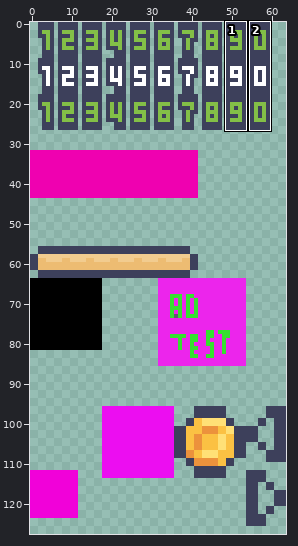
Two versions of one sprite sheet, images/shared-0-sheet2.png. The first picture is a wide view before the edit; the outline marks the close-up.
Close-up. Before:
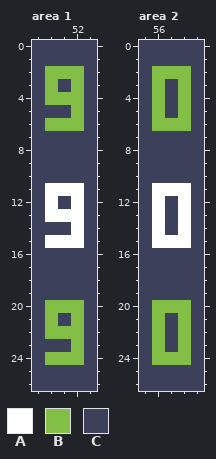
The file is 64x128 pixels. Shown: area 1: x 49..53, y 0..26; area 2: x 55..59, y 0..26. The commit also changed other parts of the picture, which this record leaves out.
Palette (. is transparent): A #ffffff  B #83bf47  C #3d405b
Pixels before, area 1, first column x 49:
 0 CCCCC
 1 CCCCC
 2 CBBBC
 3 CBCBC
 4 CBBBC
 5 CCCBC
 6 CBBBC
 7 CCCCC
 8 CCCCC
 9 CCCCC
10 CCCCC
11 CAAAC
12 CACAC
13 CAAAC
14 CCCAC
15 CAAAC
16 CCCCC
17 CCCCC
18 CCCCC
19 CCCCC
20 CBBBC
21 CBCBC
22 CBBBC
23 CCCBC
24 CBBBC
25 CCCCC
26 CCCCC
Pixels before, area 2, first column x 55:
 0 CCCCC
 1 CCCCC
 2 CBBBC
 3 CBCBC
 4 CBCBC
 5 CBCBC
 6 CBBBC
 7 CCCCC
 8 CCCCC
 9 CCCCC
10 CCCCC
11 CAAAC
12 CACAC
13 CACAC
14 CACAC
15 CAAAC
16 CCCCC
17 CCCCC
18 CCCCC
19 CCCCC
20 CBBBC
21 CBCBC
22 CBCBC
23 CBCBC
24 CBBBC
25 CCCCC
26 CCCCC
New version:
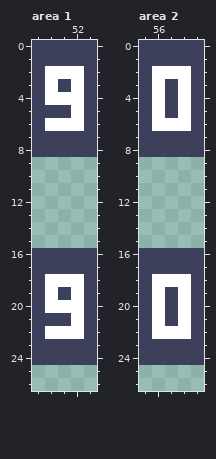
From old to new:
Area 1:
y 2: x 50..52 BBB -> AAA
y 3: x 50 B -> A; x 52 B -> A
y 4: x 50..52 BBB -> AAA
y 5: x 52 B -> A
y 6: x 50..52 BBB -> AAA
y 9..10: x 49..53 CCCCC -> .....
y 11: x 49..53 CAAAC -> .....
y 12: x 49..53 CACAC -> .....
y 13: x 49..53 CAAAC -> .....
y 14: x 49..53 CCCAC -> .....
y 15: x 49..53 CAAAC -> .....
y 18: x 50..52 CCC -> AAA
y 19: x 50 C -> A; x 52 C -> A
y 20: x 50..52 BBB -> AAA
y 21: x 50 B -> C; x 52 B -> A
y 22: x 50..52 BBB -> AAA
y 23: x 52 B -> C
y 24: x 50..52 BBB -> CCC
y 25..26: x 49..53 CCCCC -> .....
Area 2:
y 2: x 56..58 BBB -> AAA
y 3..5: x 56 B -> A; x 58 B -> A
y 6: x 56..58 BBB -> AAA
y 9..10: x 55..59 CCCCC -> .....
y 11: x 55..59 CAAAC -> .....
y 12..14: x 55..59 CACAC -> .....
y 15: x 55..59 CAAAC -> .....
y 18: x 56..58 CCC -> AAA
y 19: x 56 C -> A; x 58 C -> A
y 20: x 56..58 BBB -> ACA
y 21: x 56 B -> A; x 58 B -> A
y 22: x 56..58 BCB -> AAA
y 23: x 56 B -> C; x 58 B -> C
y 24: x 56..58 BBB -> CCC
y 25..26: x 55..59 CCCCC -> .....
